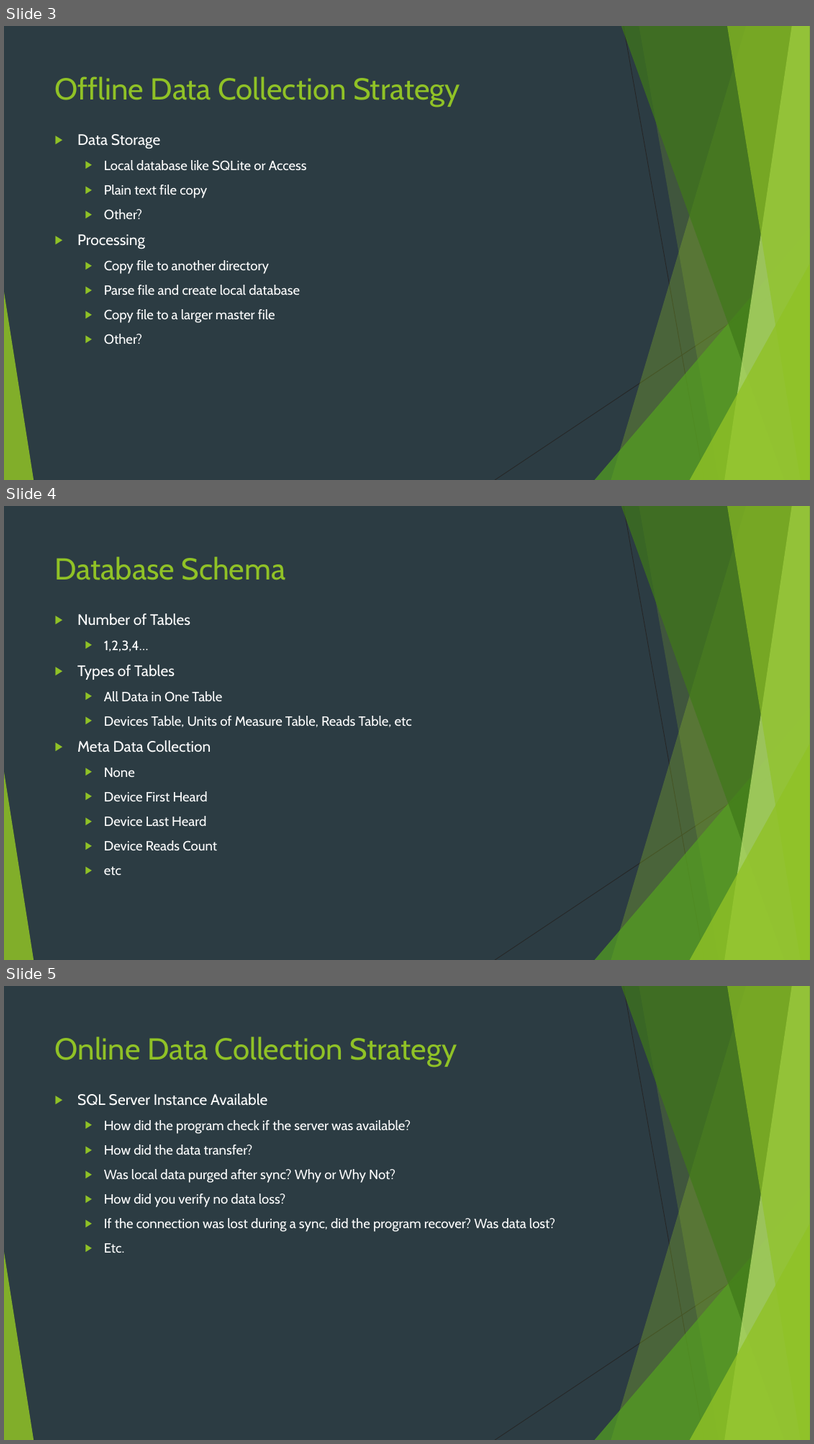
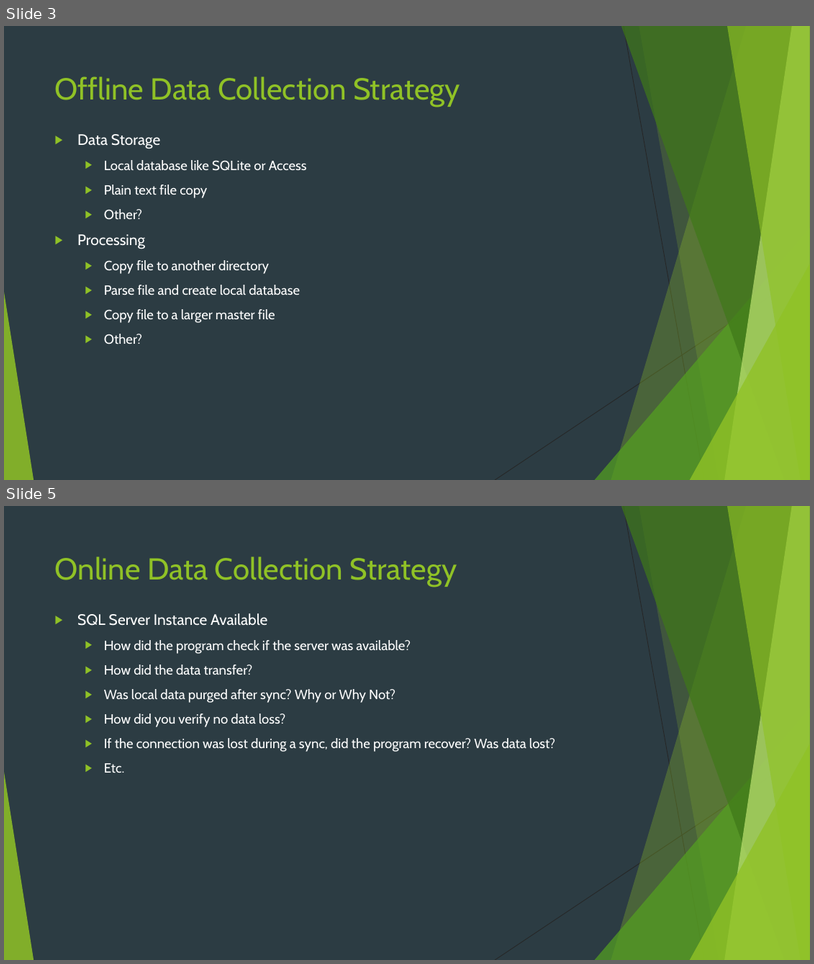
Before and after one commit to ruskpr/sql-data-synchronization, a slide deck: iot-data-collection.pptx. Shown one above the other, each under a label of ours: slides 3, 4 and 5 before the commit, slides 3 and 5 after it; the slides between them are not shown. The pictures are 814x1444 and 814x964 pixels, drawn with LibreOffice and Linux fonts; fonts in the diff are those of the drawing. Boxes give left, top, right and bottom in pixels: in the first picture for what was removed or moved away, otherwise in the second. Text is boxed around its words. In the diff, an @@ line names an element or a change of style, - is before the commit and + after.

```diff
--- a/iot-data-collection.pptx
+++ b/iot-data-collection.pptx
@@ slide 4 removed at (x1=4, y1=506, x2=810, y2=960), background #2C3C43; not listed: 10 template elements that a slide beside it also shows @@
@@ title removed at (x1=55, y1=556, x2=286, y2=580) @@
-Database Schema
@@ text removed at (x1=77, y1=613, x2=412, y2=875) @@
-▶ Number of Tables
-  ▶ 1,2,3,4…
-▶ Types of Tables
-  ▶ All Data in One Table
-  ▶ Devices Table, Units of Measure Table, Reads Table, etc
-▶ Meta Data Collection
-  ▶ None
-  ▶ Device First Heard
-  ▶ Device Last Heard
-  ▶ Device Reads Count
-  ▶ etc
```
Also in this commit, not shown: 1 slide changed, 1 slide added, 19 other files.
